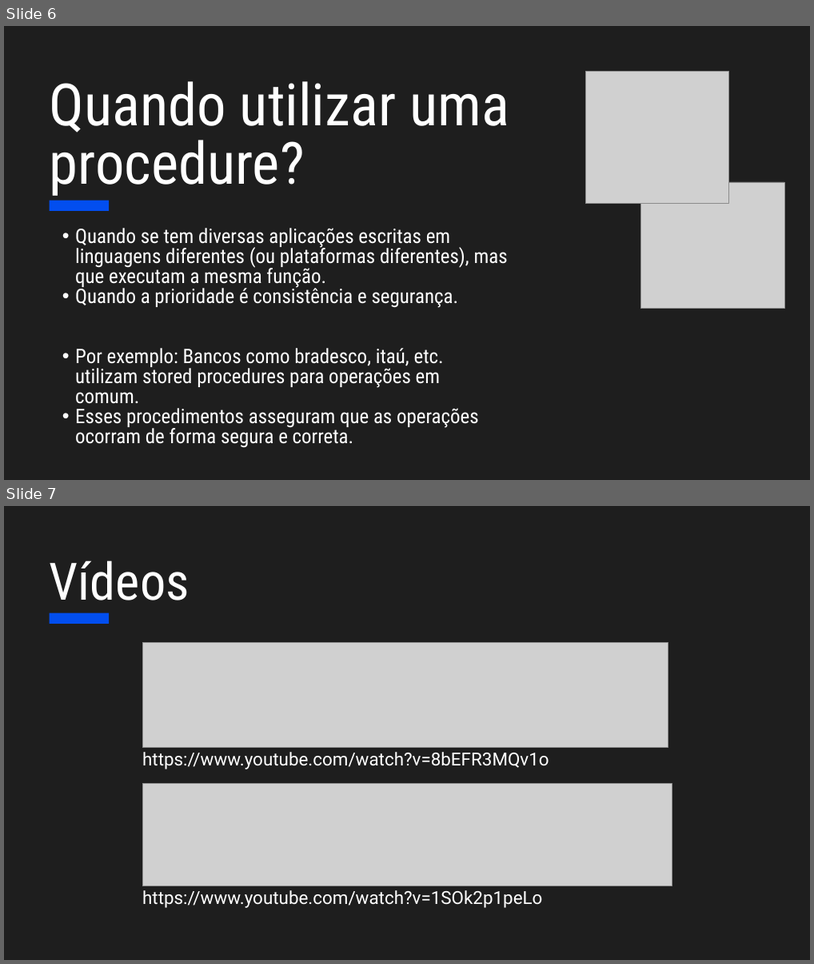
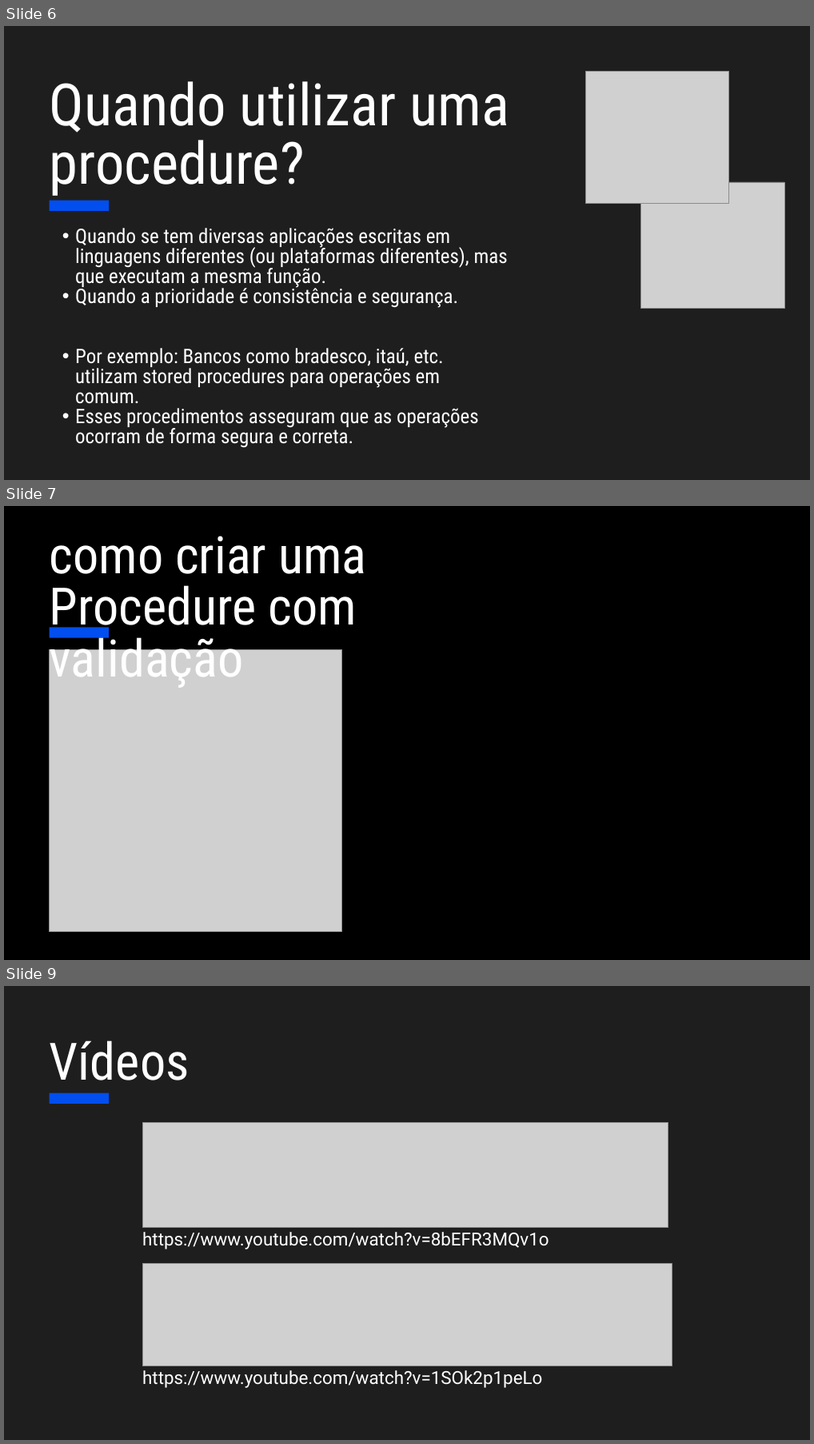
Before and after one commit to Miguel-Gu/STORED-PROCEDURES, a slide deck: Material de apoio/Material de apoio - stored procedures.pptx. Shown one above the other, each under a label of ours: slides 6 and 7 before the commit, slides 6, 7 and 9 after it; the slides between them are not shown. The pictures are 814x964 and 814x1444 pixels, drawn with LibreOffice and Linux fonts; fonts in the diff are those of the drawing; grey boxes stand for pictures. Boxes give left, top, right and bottom in pixels: in the first picture for what was removed or moved away, otherwise in the second. Text is boxed around its words. In the diff, an @@ line names an element or a change of style, - is before the commit and + after.

```diff
--- a/Material de apoio/Material de apoio - stored procedures.pptx
+++ b/Material de apoio/Material de apoio - stored procedures.pptx
@@ slide 7 added at (4,506,810,960), background #000000 @@
@@ text added at (50,536,366,688), 92 pt, text #FFFFFF @@
+como criar uma Procedure com validação
@@ rectangle added at (49,627,109,637), fill #024EEF @@
@@ picture added at (49,650,342,931) @@
@@ what was slide 7 is now slide 9 @@
```
Also in this commit, not shown: 1 slide changed, 2 other slides added, 1 slide removed, 1 other file.
